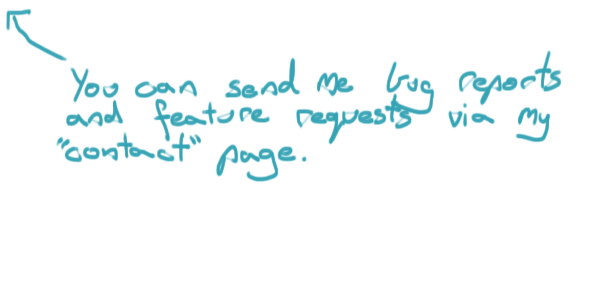
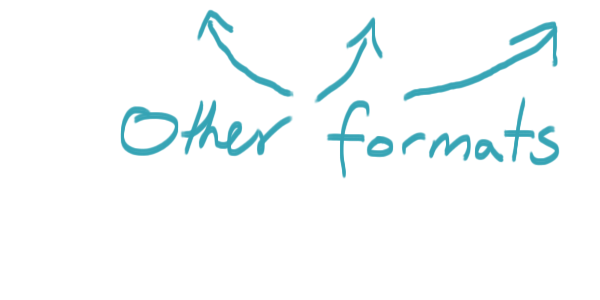
Before/after of a 600 × 300 layered artwork. What changed in the layer stack:
hid "Layer 9" over [5, 8, 562, 182]
added layer "extra arrows" above "other formats 2" over [196, 9, 559, 103]
showed "other formats 2" over [120, 16, 560, 179]
